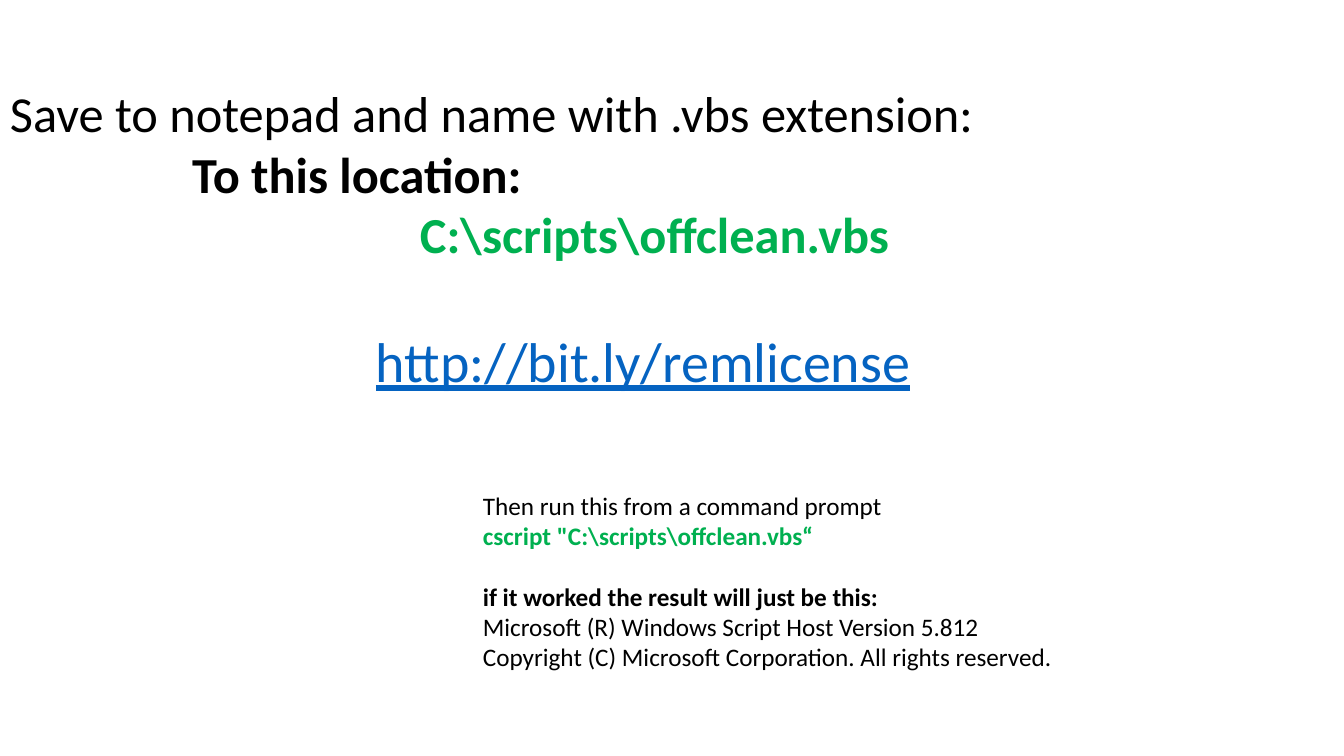
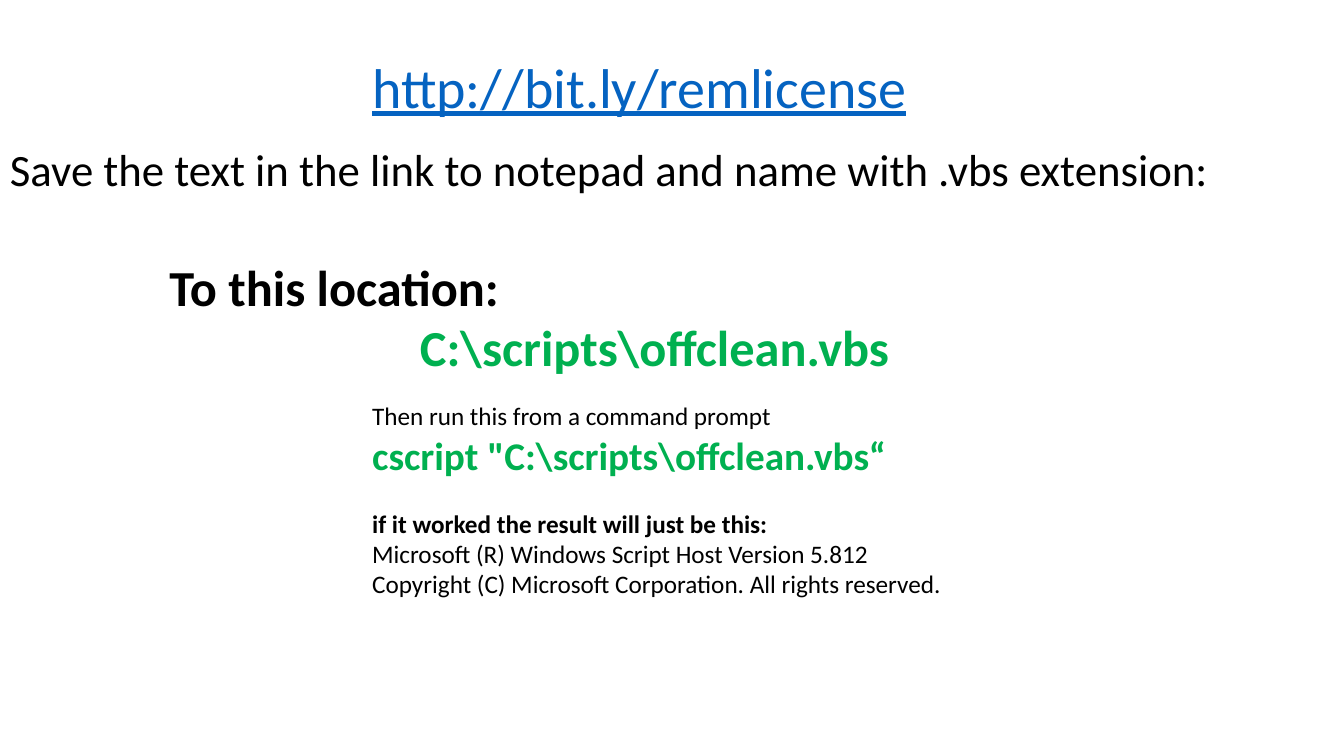
Before and after one commit to kevinblumenfeld/Posh365Demo, a slide deck: slide 2 of Posh365Demo/PPT/SetupOutlook.pptx (slide 6 before the commit). Drawn at 1344x756 pixels with LibreOffice and Linux fonts; fonts in the diff are those of the drawing. Boxes give left, top, right and bottom in pixels: in the first picture for what was removed or moved away, otherwise in the second. Text is boxed around its words. In the diff, an @@ line names an element or a change of style, - is before the commit and + after.

Commit message:
pt 2

```diff
--- a/Posh365Demo/PPT/SetupOutlook.pptx
+++ b/Posh365Demo/PPT/SetupOutlook.pptx
@@ text "http://bit.ly/remlicense": place and size @@
-text "http://bit.ly/remlicense" at [376, 343, 910, 391]
+text "http://bit.ly/remlicense" at [372, 69, 906, 117]
@@ text "Save the text in the ...": place and size @@
-text "Save the text in the ..." at [10, 97, 973, 261]
+text "Save the text in the ..." at [10, 155, 1207, 374]
@@ text at [10, 155, 1207, 194]: text changed; size 36 to 32 pt @@
-Save to notepad and name with .vbs extension:
+Save the text in the link to notepad and name with .vbs extension:
@@ text "Then run this from a ...": place and size @@
-text "Then run this from a ..." at [483, 497, 1052, 671]
+text "Then run this from a ..." at [372, 407, 941, 598]
@@ text at [372, 441, 886, 538]: size 18 to 28 pt in "cscript "C:\scripts\offclean.vbs“" @@
```
Also in this commit, not shown: 1 other slide changed, 2 slides added, 2 slides removed.
